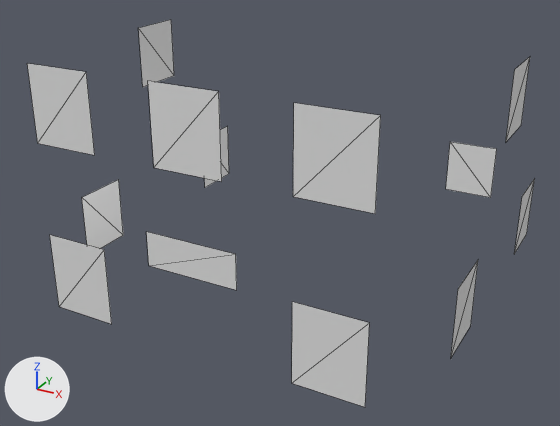
What one commit did to the glTF model bv_house_c_lit.glb.
The view is the same before and after, from a camera (50 mm lens) standing at (5.77, -11.8, 7.69) and looking at (-0.31, -0.76, 2.17). The axes (+X, +Y, +Z) are drawn at lower left. The lights are the same throughout. The older version comes first. Mesh edges are drawn as thin lines.

Names of what the first picture shows: 'lit1', 'lit2', 'lit3'.
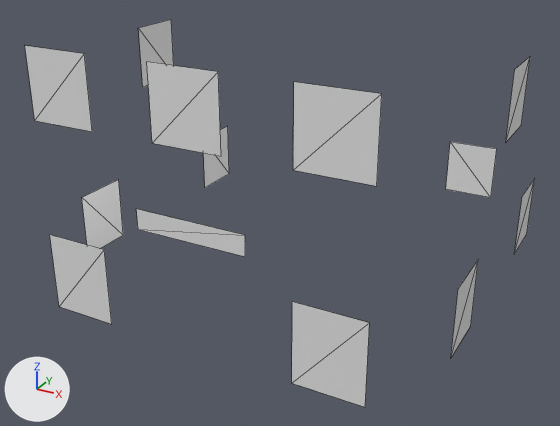
Where the change shows, as pixel boxes [x1, y1, x2, y2] in the pictures (560 x 426 px; the box of a moved part takes in the faces that stretch with it):
'lit2', reshaped (7% taller): before [146, 103, 478, 407]; after [136, 82, 478, 407]
'lit3', reshaped (9% taller): before [27, 63, 535, 254]; after [25, 46, 535, 254]
part 1 of me_lit1, moved or reshaped: before [148, 81, 222, 182]; after [147, 62, 221, 156]
part 2 of me_lit2, moved or reshaped: before [146, 103, 381, 290]; after [136, 82, 382, 257]
part 3 of me_lit3, moved or reshaped: before [27, 63, 95, 155]; after [25, 46, 92, 132]

Edits to the bpy script that builds the scene:
```text
Change me_lit1:
    used by ob_lit1; location = (0.0, 0.0, 0.0)
    remove me_lit1.from_pydata(...)  # 20 vertices, 10 faces; spans x -3.39..3.39, y -3.89..3.89, z 1.2..5.2
    add me_lit1.from_pydata(...)  # 20 vertices, 10 faces; spans x -3.39..3.39, y -3.89..3.89, z 1.2..5.45
    me_lit1 part 1
    me_lit1.vertices[4].co: (-0.55, -3.89, 4.0) -> (-0.55, -3.89, 4.35)  # pixel (153, 167) -> pixel (152, 143)
    me_lit1.vertices[5].co: (0.55, -3.89, 4.0) -> (0.55, -3.89, 4.35)  # pixel (221, 181) -> pixel (221, 156)
    me_lit1.vertices[6].co: (0.55, -3.89, 5.2) -> (0.55, -3.89, 5.45)  # pixel (218, 91) -> pixel (218, 71)
    me_lit1.vertices[7].co: (-0.55, -3.89, 5.2) -> (-0.55, -3.89, 5.45)  # pixel (147, 80) -> pixel (146, 61)
Change me_lit2:
    used by ob_lit2; location = (0.0, 0.0, 0.0)
    remove me_lit2.from_pydata(...)  # 20 vertices, 10 faces; spans x -3.39..3.39, y -3.91..2.4, z 1.2..5.2
    add me_lit2.from_pydata(...)  # 20 vertices, 10 faces; spans x -3.39..3.39, y -3.91..2.4, z 1.2..5.45
    me_lit2 part 2
    me_lit2.vertices[4].co: (1.6, -3.89, 4.0) -> (1.6, -3.89, 4.35)  # pixel (293, 196) -> pixel (293, 170)
    me_lit2.vertices[5].co: (2.7, -3.89, 4.0) -> (2.7, -3.89, 4.35)  # pixel (375, 213) -> pixel (376, 186)
    me_lit2.vertices[6].co: (2.7, -3.89, 5.2) -> (2.7, -3.89, 5.45)  # pixel (380, 115) -> pixel (381, 93)
    me_lit2.vertices[7].co: (1.6, -3.89, 5.2) -> (1.6, -3.89, 5.45)  # pixel (293, 102) -> pixel (293, 81)
    me_lit2.vertices[16].co: (-0.75, -3.91, 2.45) -> (-0.9, -3.91, 3.0)  # pixel (148, 265) -> pixel (138, 229)
    me_lit2.vertices[17].co: (0.75, -3.91, 2.45) -> (0.9, -3.91, 3.0)  # pixel (236, 290) -> pixel (245, 256)
    me_lit2.vertices[18].co: (0.75, -3.91, 3.0) -> (0.9, -3.91, 3.32)  # pixel (235, 254) -> pixel (245, 235)
    me_lit2.vertices[19].co: (-0.75, -3.91, 3.0) -> (-0.9, -3.91, 3.32)  # pixel (146, 231) -> pixel (136, 208)
Change me_lit3:
    used by ob_lit3; location = (0.0, 0.0, 0.0)
    remove me_lit3.from_pydata(...)  # 16 vertices, 8 faces; spans x -3.39..3.39, y -3.89..3.89, z 1.3..5.2
    add me_lit3.from_pydata(...)  # 16 vertices, 8 faces; spans x -3.39..3.39, y -3.89..3.89, z 1.3..5.45
    me_lit3 part 3
    me_lit3.vertices[0].co: (-2.7, -3.89, 4.0) -> (-2.7, -3.89, 4.35)  # pixel (37, 143) -> pixel (34, 120)
    me_lit3.vertices[1].co: (-1.6, -3.89, 4.0) -> (-1.6, -3.89, 4.35)  # pixel (94, 155) -> pixel (92, 131)
    me_lit3.vertices[2].co: (-1.6, -3.89, 5.2) -> (-1.6, -3.89, 5.45)  # pixel (86, 71) -> pixel (84, 53)
    me_lit3.vertices[3].co: (-2.7, -3.89, 5.2) -> (-2.7, -3.89, 5.45)  # pixel (27, 63) -> pixel (24, 45)
```
